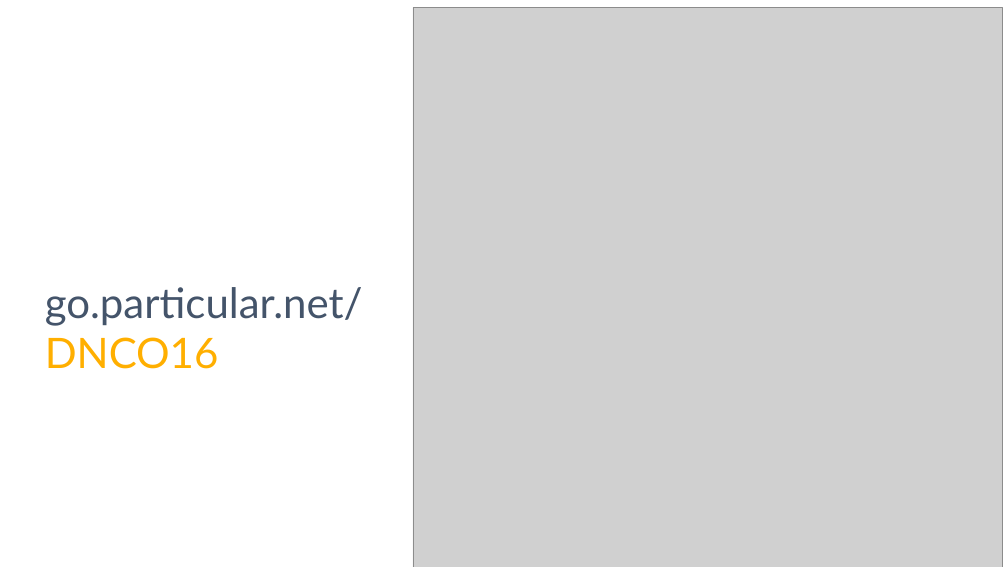
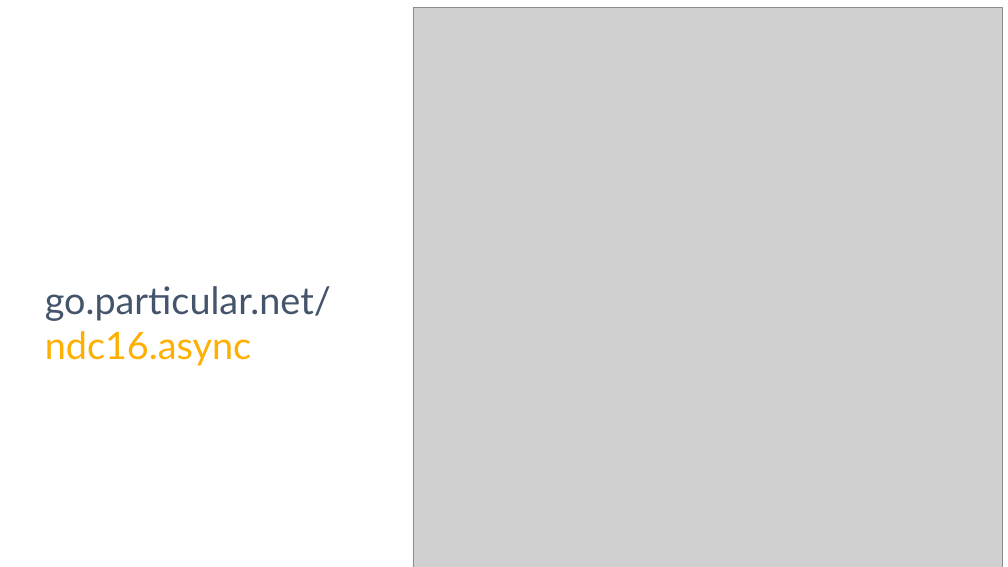
Before and after one commit to danielmarbach/async-dolls, a slide deck: slide 27 of presentation.pptx. Drawn at 1008x567 pixels with LibreOffice and Linux fonts; fonts in the diff are those of the drawing; grey boxes stand for pictures. Boxes give left, top, right and bottom in pixels: in the first picture for what was removed or moved away, otherwise in the second. Text is boxed around its words. In the diff, an @@ line names an element or a change of style, - is before the commit and + after.

```diff
--- a/presentation.pptx
+++ b/presentation.pptx
@@ text at bbox=[45, 286, 331, 366]: text changed; size 40 to 36 pt @@
-go.particular.net/DNCO16
+go.particular.net/ndc16.async
```
Also in this commit, not shown: 1 other slide changed, 2 slides added, 2 slides removed.
